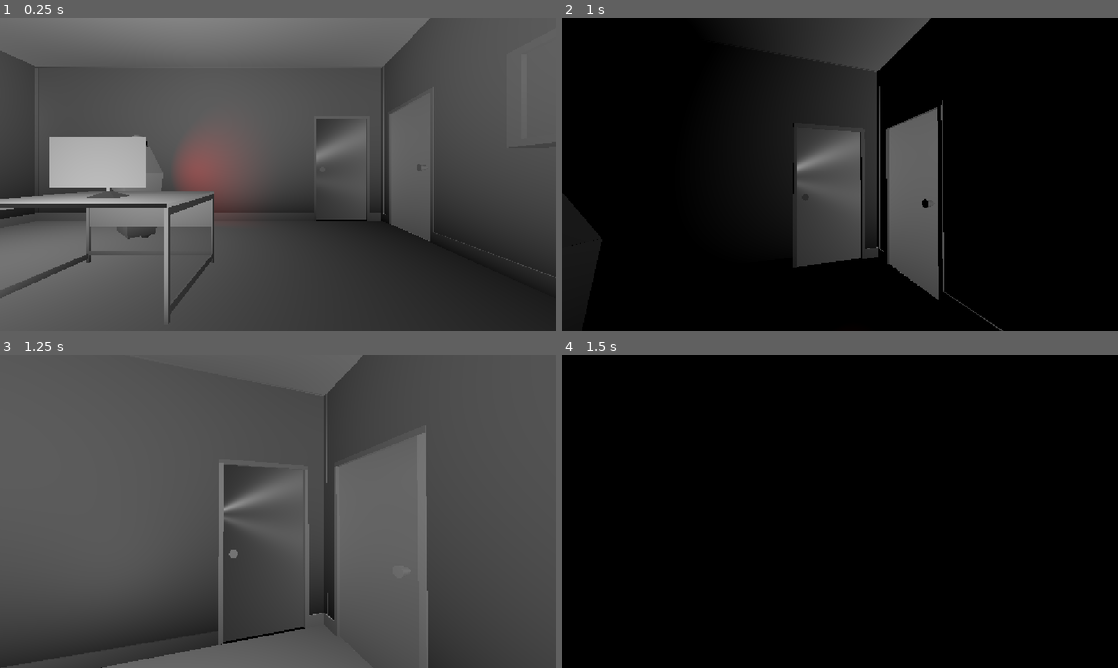
Above: before the commit, frames 1-4 (two rows, left to right).
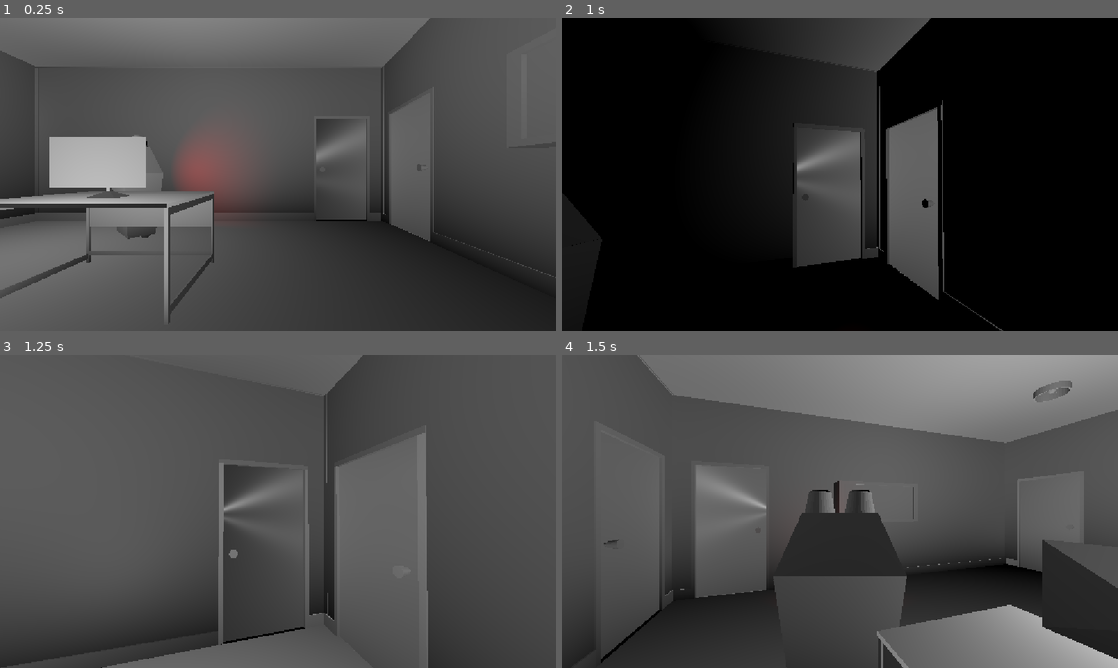
Above: after the commit, the same moments.

Repository: kinako-omiso/Summer_HoEi
Game: Godot game, scene res://temp_main.tscn
Two runs of this game, one before a commit and one after it. Both use one fixed random seed, a clock stepped at 60 frames per second and the inputs below.
Inputs (mouse positions are in pixels of both pictures, inside the frame that each line leads up to):
- Up to frame 1 (0.25 s): no input
- Up to frame 2 (1 s): move the mouse to (867, 174) at 0.52 s; hold Up (move_forward) from 0.53 s (still down); hold E (interact) from 0.53 s (still down); tap Space (jump) at 0.77 s
- Up to frame 3 (1.25 s): keep holding Up (move_forward); keep holding E (interact)
- Up to frame 4 (1.5 s): keep holding Up (move_forward); move the mouse to (812, 511) at 1.27 s; release E (interact) at 1.28 s; tap E (interact) at 1.35 s

Frames 1-3 are identical in both runs. In frame 4, 99% of the frame differs, in the area x 0-100%, y 0-100%.

Commit message:
# 15 Mainカメラを削除、代わりにdemomonsterの背後にDebugChameraを追加

Diff:
--- a/demomonster/demomonster.tscn
+++ b/demomonster/demomonster.tscn
@@ -25,3 +25,6 @@
 transform = Transform3D(1, 0, 0, 0, 1, 0, 0, 0, 1, 0, 1.9664106, 0)
 layers = 2
 light_color = Color(0.80813736, 3.272891e-06, 7.70092e-07, 1)
+
+[node name="DebugCamera" type="Camera3D" parent="." unique_id=10663027]
+transform = Transform3D(1, 0, 0, 0, 1, 0, 0, 0, 1, 0, 2.6012452, 2.802894)
--- a/temp_main.gd
+++ b/temp_main.gd
@@ -25,7 +25,7 @@
 		camera_change = 1
 
 	elif camera_change == 1 and Input.is_action_just_pressed("debug_camera_change"):
-		$MainCamera.make_current()
+		$demomonster/DebugCamera.make_current()
 		camera_change = -1
 
 # 仮死亡表示
--- a/temp_main.tscn
+++ b/temp_main.tscn
@@ -310,9 +310,6 @@
 [node name="Ceiling7" parent="NavigationRegion3D/room9" unique_id=1262526755 instance=ExtResource("10_qy14a")]
 transform = Transform3D(1, 0, 0, 0, 1, 0, 0, 0, 1, 13.972782, 6.309783, 27.849987)
 
-[node name="MainCamera" type="Camera3D" parent="." unique_id=698277762]
-transform = Transform3D(-0.99992514, -0.010603828, 0.0061221235, -0.0041627, 0.7646201, 0.6444679, -0.011514924, 0.6443941, -0.76460695, 0, 9, 20.184479)
-
 [node name="Player" parent="." unique_id=943185070 instance=ExtResource("1_xmdk1")]
 transform = Transform3D(1, 0, 0, 0, 1, 0, 0, 0, 1, 2.5555232, 0.28004885, 15.689507)
 
